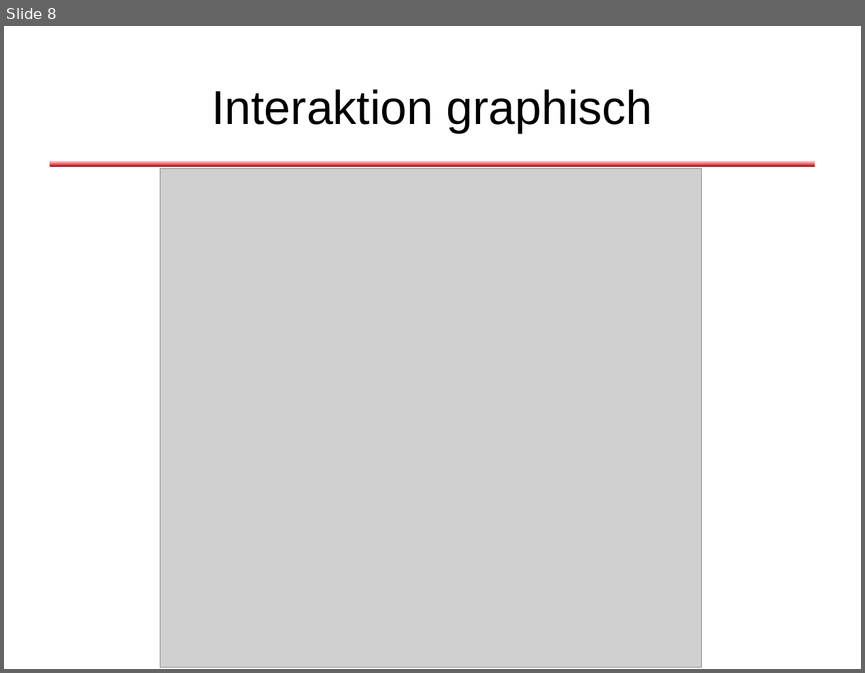
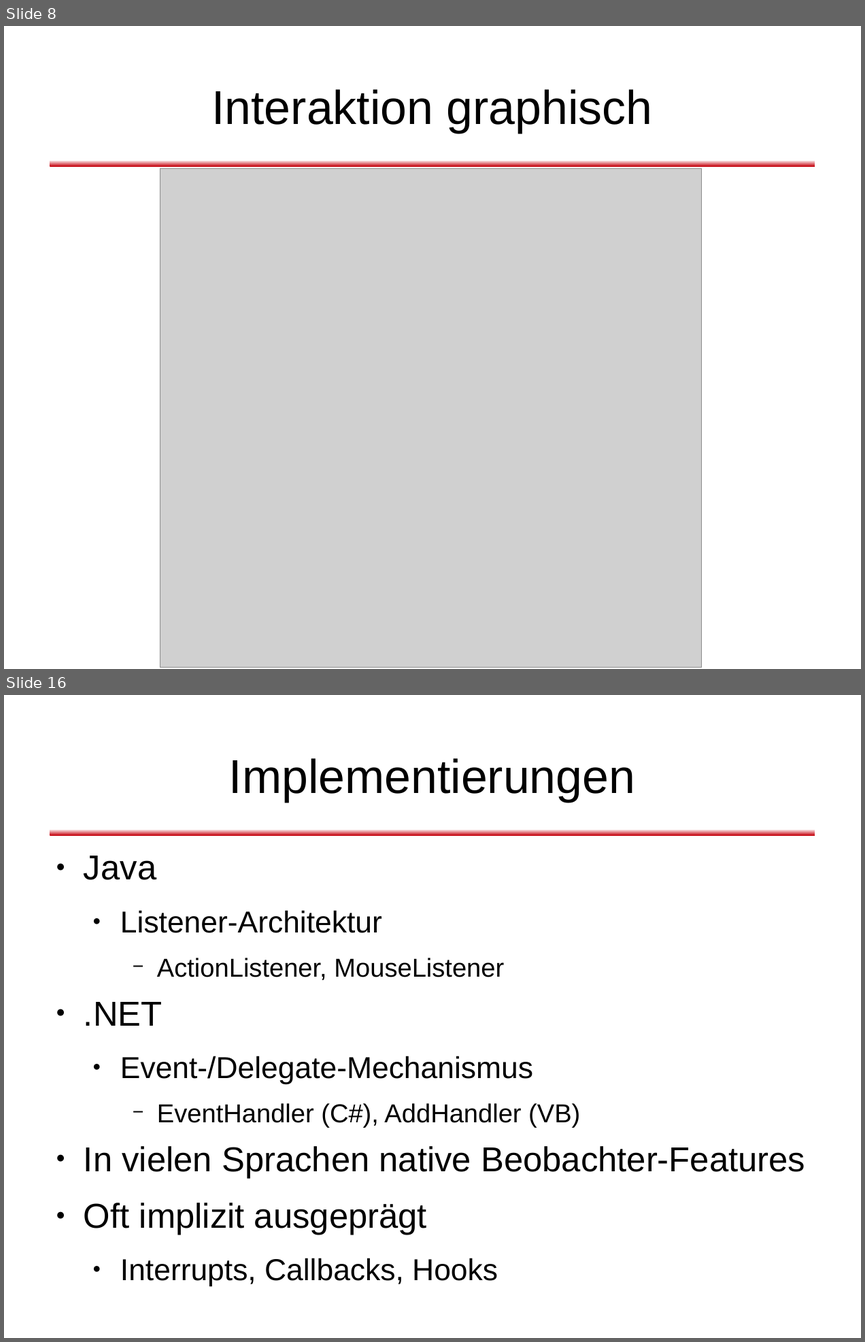
Before and after one commit to dlindner/vorlesung-se2-dhbw, a slide deck: added_2012/Entwurfsmuster - Beobachter.odp. Shown one above the other, each under a label of ours: slide 8 before the commit, slides 8 and 16 after it; the slides between them are not shown. The pictures are 865x673 and 865x1342 pixels, drawn with LibreOffice and Linux fonts; fonts in the diff are those of the drawing; grey boxes stand for pictures; background and template pictures are left out. Boxes give left, top, right and bottom in pixels: in the first picture for what was removed or moved away, otherwise in the second. Text is boxed around its words. In the diff, an @@ line names an element or a change of style, - is before the commit and + after.

Commit message:
Vorlesungseinheit "Beobachter", 2012er Jahrgang

```diff
--- a/added_2012/Entwurfsmuster - Beobachter.odp
+++ b/added_2012/Entwurfsmuster - Beobachter.odp
@@ slide 16 added at bbox=[4, 695, 861, 1338], background #FFFFFF; not listed: 1 template element that a slide beside it also shows @@
@@ title added at bbox=[229, 758, 636, 802], 44 pt, text #000000 @@
+Implementierungen
@@ text added at bbox=[84, 855, 805, 1286], 28 pt, text #000000 @@
+● Java
+  ● Listener-Architektur
+    − ActionListener, MouseListener
+● .NET
+  ● Event-/Delegate-Mechanismus
+    − EventHandler (C#), AddHandler (VB)
+● In vielen Sprachen native Beobachter-Features
+● Oft implizit ausgeprägt
+  ● Interrupts, Callbacks, Hooks
```
Also in this commit, not shown: 10 other slides added, 6 slides removed.
